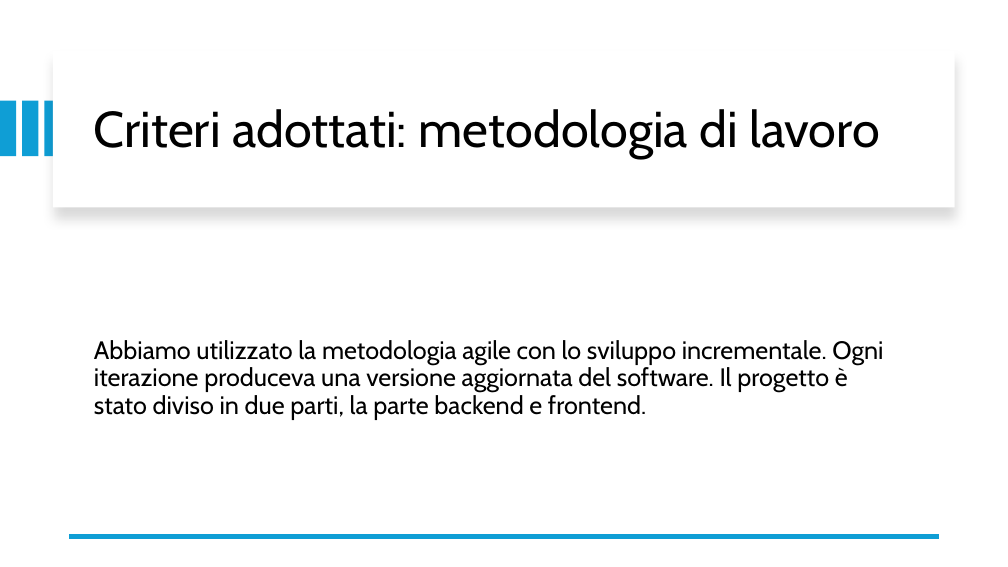
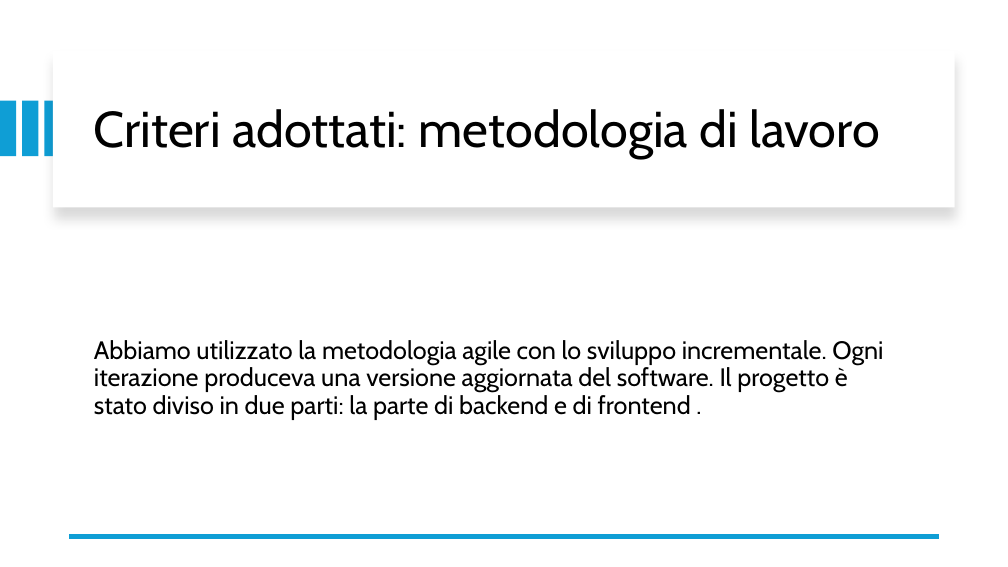
Before and after one commit to FarinaChristian/appDinamiche, a slide deck: slide 2 of slide.pptx. Drawn at 1008x567 pixels with LibreOffice and Linux fonts; fonts in the diff are those of the drawing. Boxes give left, top, right and bottom in pixels: in the first picture for what was removed or moved away, otherwise in the second. Text is boxed around its words. In the diff, an @@ line names an element or a change of style, - is before the commit and + after.

```diff
--- a/slide.pptx
+++ b/slide.pptx
@@ text at bbox=[94, 340, 883, 420]: text changed @@
-Abbiamo utilizzato la metodologia agile con lo sviluppo incrementale. Ogni iterazione produceva una versione aggiornata del software. Il progetto è stato diviso in due parti, la parte backend e frontend.
+Abbiamo utilizzato la metodologia agile con lo sviluppo incrementale. Ogni iterazione produceva una versione aggiornata del software. Il progetto è stato diviso in due parti: la parte di backend e di frontend .
```
Also in this commit, not shown: 6 other slides changed, 1 slide added.
